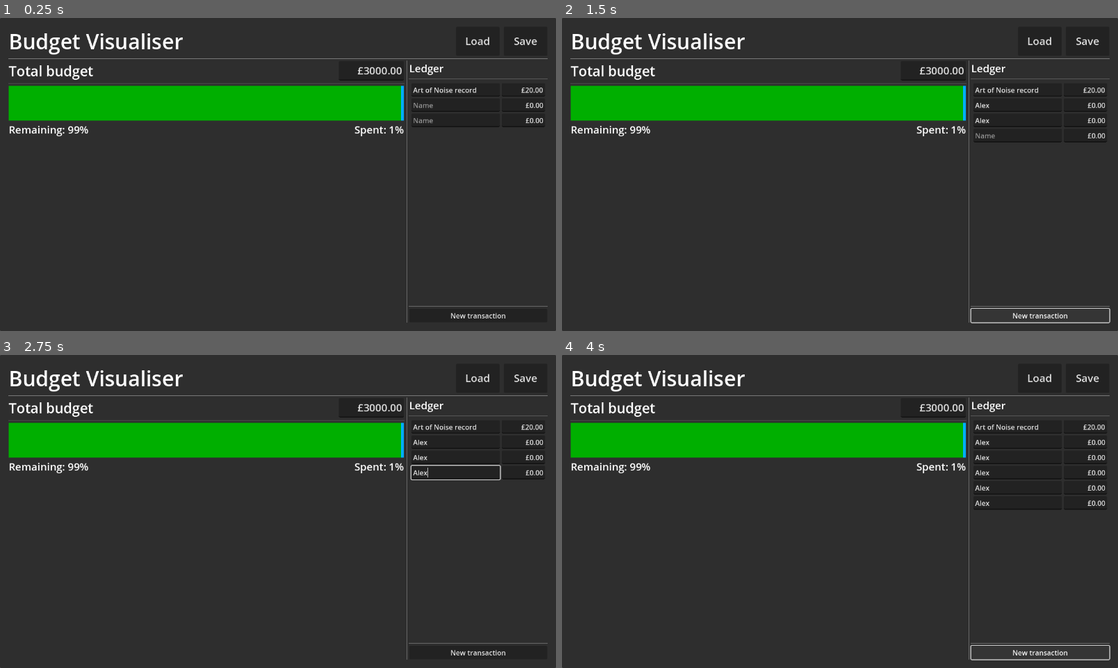
Above: before the commit, frames 1-4 (two rows, left to right).
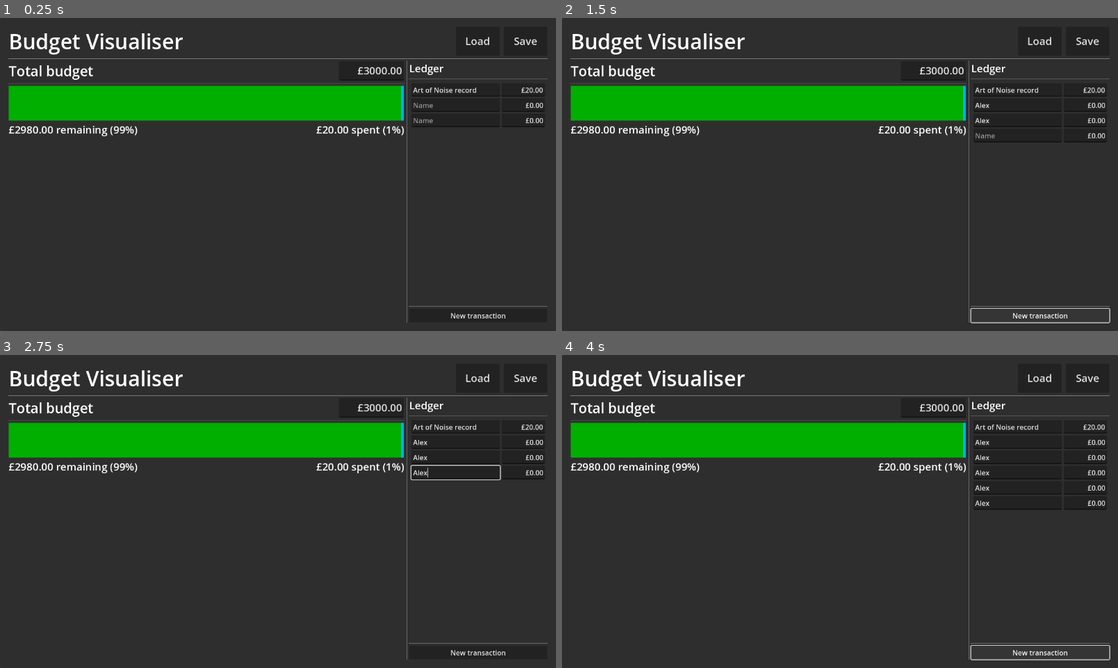
Above: after the commit, the same moments.

Repository: phrasmotica/budget-visualiser
Game: Godot game, scene res://app.tscn
The game is run twice, just before and just after one commit, with the same random seed, the same clock (stepped at 60 frames per second) and the same inputs.
Inputs (mouse positions are in pixels of both pictures, inside the frame that each line leads up to):
- Up to frame 1 (0.25 s): no input
- Up to frame 2 (1.5 s): click (1017, 105) at 0.52 s; type "Alex" at 0.6 s; click (1017, 121) at 0.75 s; type "Alex" at 0.83 s; click "New transaction" at 1.25 s
- Up to frame 3 (2.75 s): click (455, 473) at 2.02 s; type "Alex" at 2.1 s
- Up to frame 4 (4 s): click "New transaction" at 2.75 s; click "New transaction" at 3.5 s

The runs differ from the first frame. In frame 1, 0.6% of the frame differs, in the area x 1-73%, y 34-38%; in frame 2, 0.6%; in frame 3, 0.6%; in frame 4, 0.6%.

Commit message:
Show raw amount remaining and spent in budget bar

Diff:
--- a/scenes/budget_bar.tscn
+++ b/scenes/budget_bar.tscn
@@ -6,8 +6,6 @@
 offset_right = 600.0
 offset_bottom = 80.0
 script = ExtResource("1_50njm")
-total_budget = null
-spent = null
 
 [node name="BarsContainer" type="HBoxContainer" parent="."]
 custom_minimum_size = Vector2(600, 80)
@@ -35,7 +33,7 @@
 unique_name_in_owner = true
 layout_mode = 2
 theme_override_font_sizes/font_size = 24
-text = "Remaining: 67%"
+text = "£2000.00 remaining (67%)"
 
 [node name="Spacer" type="Control" parent="Labels"]
 layout_mode = 2
@@ -45,4 +43,4 @@
 unique_name_in_owner = true
 layout_mode = 2
 theme_override_font_sizes/font_size = 24
-text = "Spent: 33%"
+text = "£1000.00 spent (33%)"
--- a/scripts/budget_bar.gd
+++ b/scripts/budget_bar.gd
@@ -38,7 +38,7 @@
 	var spent_ratio := roundi(100 * spent / total_budget)
 
 	if remaining_label:
-		remaining_label.text = "Remaining: %d%%" % (100 - spent_ratio)
+		remaining_label.text = "£%.2f remaining (%d%%)" % [total_budget - spent, (100 - spent_ratio)]
 
 	if spent_label:
-		spent_label.text = "Spent: %d%%" % spent_ratio
+		spent_label.text = "£%.2f spent (%d%%)" % [spent, spent_ratio]
